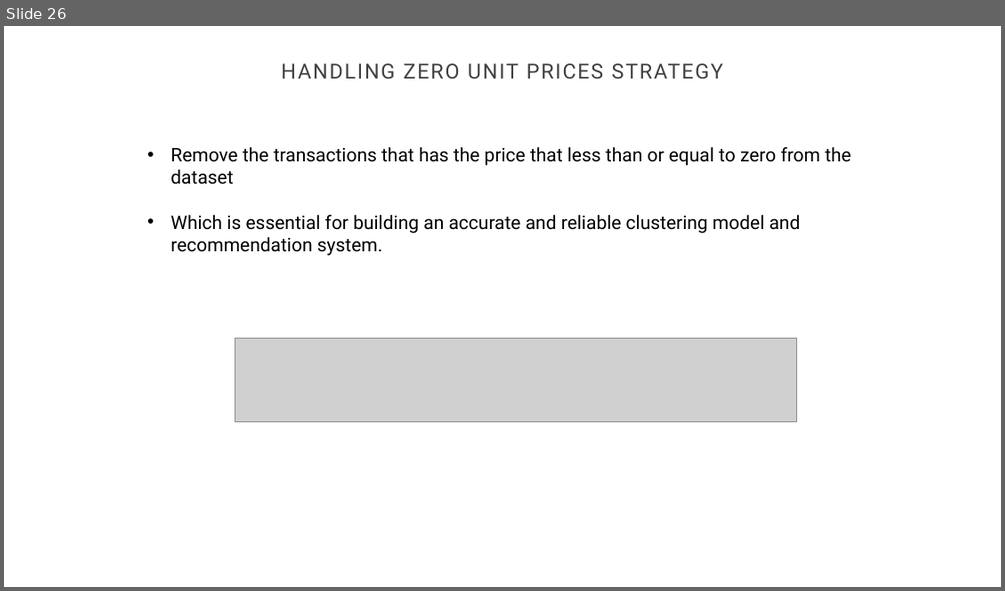
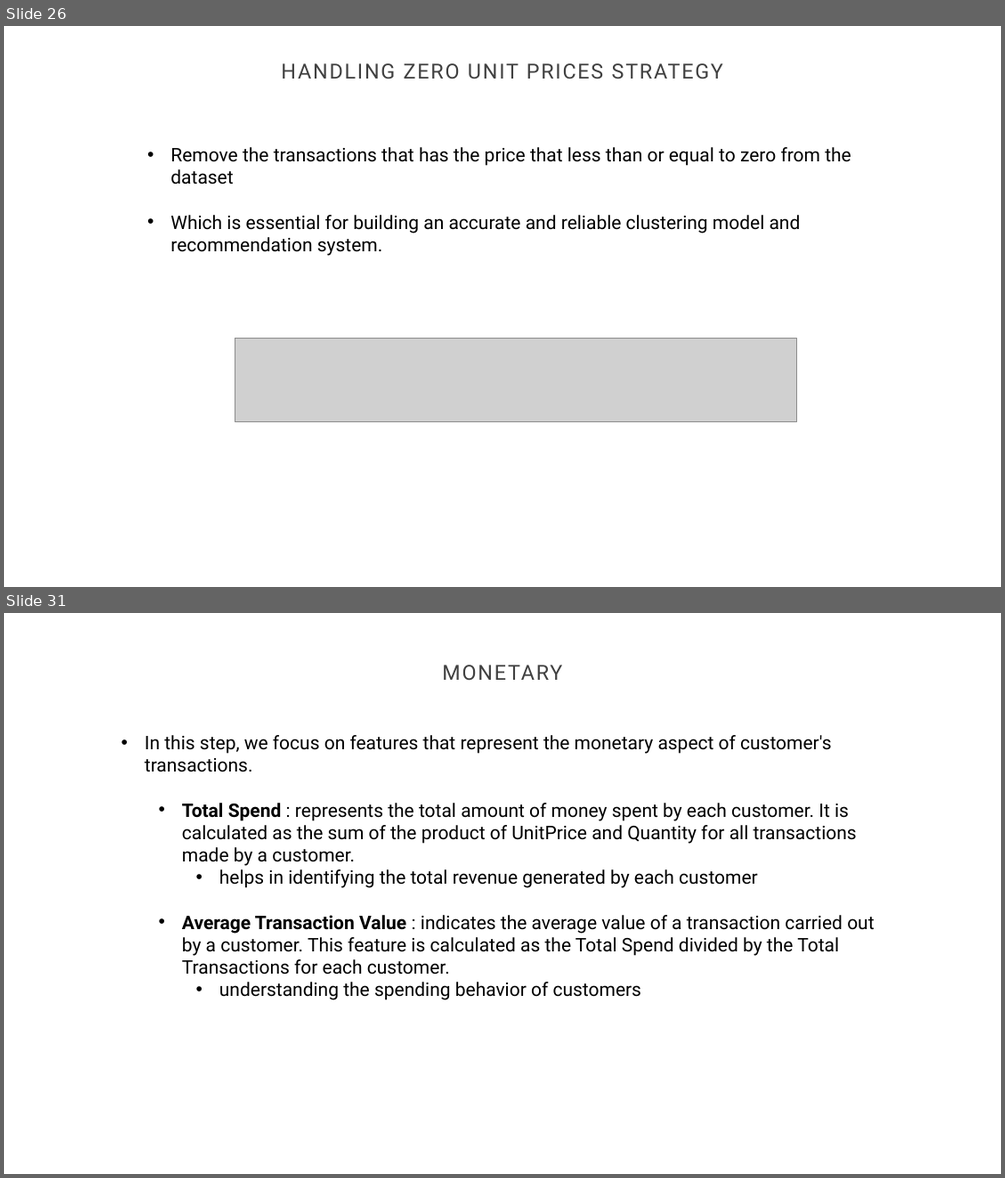
Before and after one commit to GaoWeiChang/Ecommerce_Product_Recommendation_System, a slide deck: CUSTOMER PRODUCT RECOMMENDATION SYSTEM.pptx. Shown one above the other, each under a label of ours: slide 26 before the commit, slides 26 and 31 after it; the slides between them are not shown. The pictures are 1005x591 and 1005x1178 pixels, drawn with LibreOffice and Linux fonts; fonts in the diff are those of the drawing; grey boxes stand for pictures; background and template pictures are left out. Boxes give left, top, right and bottom in pixels: in the first picture for what was removed or moved away, otherwise in the second. Text is boxed around its words. In the diff, an @@ line names an element or a change of style, - is before the commit and + after.

```diff
--- a/CUSTOMER PRODUCT RECOMMENDATION SYSTEM.pptx
+++ b/CUSTOMER PRODUCT RECOMMENDATION SYSTEM.pptx
@@ slide 31 added at (x1=4, y1=613, x2=1001, y2=1174), background #FFFFFF @@
@@ title added at (x1=442, y1=665, x2=562, y2=680), 20 pt, text #404040 @@
+MONETARY
@@ text added at (x1=145, y1=735, x2=874, y2=1000), 18 pt, text #000000 @@
+• In this step, we focus on features that represent the monetary aspect of customer's transactions.
+  • Total Spend : represents the total amount of money spent by each customer. It is calculated as the sum of the product of UnitPrice and Quantity for all transactions made by a customer.
+    • helps in identifying the total revenue generated by each customer
+  • Average Transaction Value : indicates the average value of a transaction carried out by a customer. This feature is calculated as the Total Spend divided by the Total Transactions for each customer.
+    • understanding the spending behavior of customers
```
Also in this commit, not shown: 22 other slides added, 1 other file.
